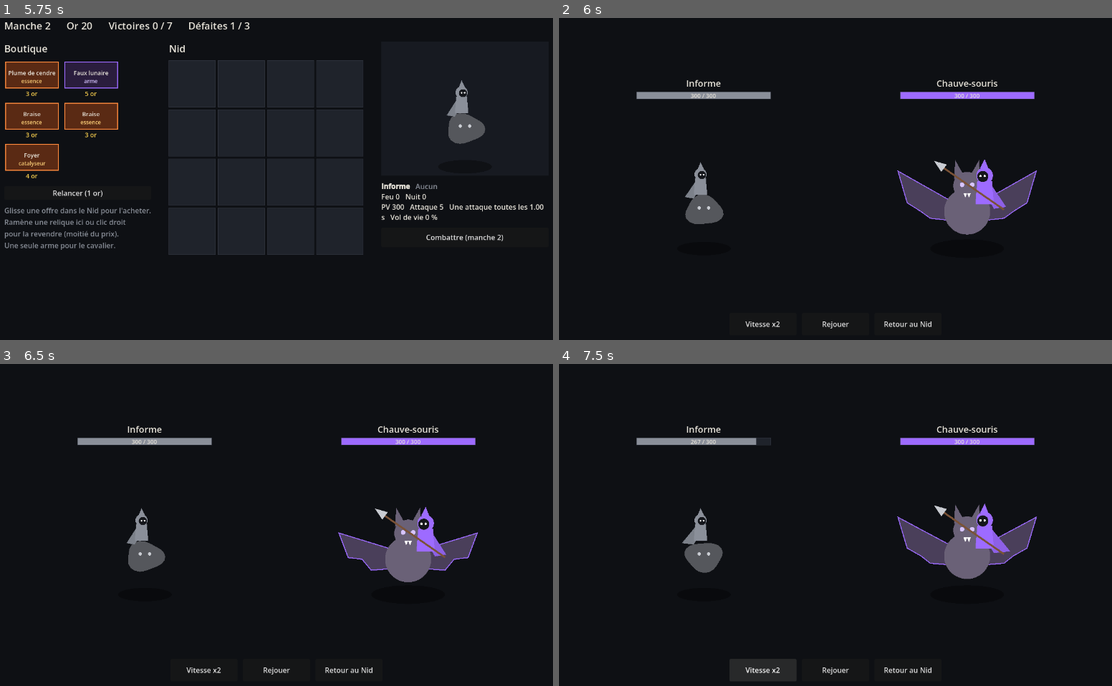
Above: before the commit, frames 1-4 (two rows, left to right).
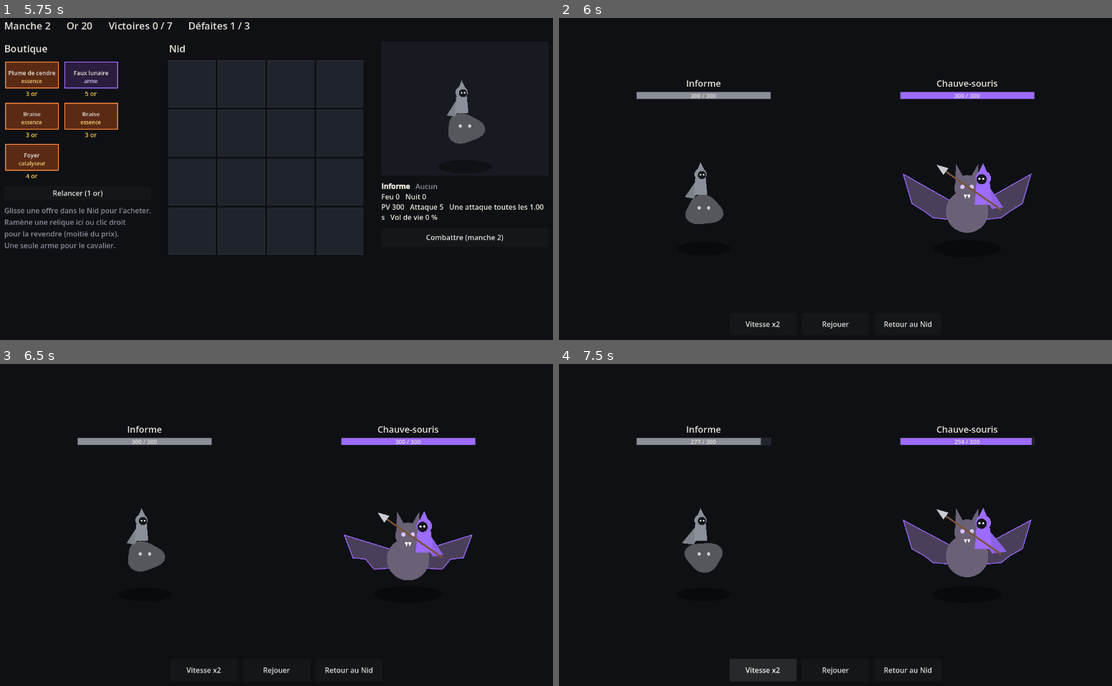
Above: after the commit, the same moments.

Repository: G-Morgane/creatures_battle
Game: Godot game, scene res://main.tscn
The game is run twice, just before and just after one commit, with the same random seed, the same clock (stepped at 60 frames per second) and the same inputs.
Inputs:
- Up to frame 1 (5.75 s): click "Combattre (manche 1)" at 0.5 s; click "Rejouer" at 1.25 s; click "Rejouer" at 2 s; click "Rejouer" at 2.75 s; click "Vitesse x2" at 3.5 s; click "Vitesse x1" at 4.25 s; click "Retour au Nid" at 5 s
- Up to frame 2 (6 s): click "Combattre (manche 2)" at 5.75 s
- Up to frame 3 (6.5 s): no input
- Up to frame 4 (7.5 s): click "Vitesse x2" at 6.5 s; click "Vitesse x1" at 7.25 s

Frame 1 is identical in both runs. In frame 2, 0.9% of the frame differs, in the area x 61-87%, y 44-68%; in frame 3, 0.9%; in frame 4, 1.0%, in the area x 24-87%, y 22-67%.

Commit message:
🎲 Règle la difficulté par simulation de parties et adversaire au même palmarès
Co-Authored-By: Claude Opus 5.5 <noreply@anthropic.com>

Diff:
--- a/scripts/partie.gd
+++ b/scripts/partie.gd
@@ -80,12 +80,22 @@
 
 # Adversaire fantome en attendant le PvP : un Nid tire au hasard avec tout l'or
 # qu'un joueur aurait recu jusqu'ici, centre sur un element.
+# Le Nid plafonne a 16 cases : passe la manche 6, l'or ne compte plus, seule la
+# composition compte. L'adversaire joue donc de mieux en mieux (soin : 0 -> 1) :
+# arme d'abord, pas plus de COPIES_MAX d'une meme relique, catalyseurs a cote d'un sort.
+const SOIN_MANCHES := 6.0
+const COPIES_MAX := 3
+# Comme en PvP, on affronte des joueurs au meme palmares : chaque victoire
+# donne de l'or en plus a l'adversaire.
+const OR_PAR_VICTOIRE := 3
+
 func adversaire() -> Nid:
 	var r := RandomNumberGenerator.new()
 	r.seed = graine + manche * 7919
+	var soin := clampf((manche - 1) / SOIN_MANCHES, 0.0, 1.0)
 	var elements := ["feu", "nuit"]
 	var element: String = elements[r.randi() % elements.size()]
-	var budget := OR_PAR_MANCHE * manche
+	var budget := OR_PAR_MANCHE * manche + OR_PAR_VICTOIRE * victoires
 	var n := Nid.new()
 	var ids := Data.RELIQUES.keys().filter(func(id): return Data.RELIQUES[id]["element"] in [element, ""])
 	var libres := []
@@ -96,8 +106,22 @@
 		var possibles := ids.filter(func(id): return prix(id) <= budget and (Data.RELIQUES[id]["type"] != "arme" or n.arme() == null))
 		if possibles.is_empty():
 			break
+		var soigne := r.randf() < soin
+		if soigne:
+			var armes := possibles.filter(func(id): return Data.RELIQUES[id]["type"] == "arme")
+			var varies := possibles.filter(func(id): return n.cases.values().count(id) < COPIES_MAX)
+			if not armes.is_empty():
+				possibles = armes
+			elif not varies.is_empty():
+				possibles = varies
 		var id: String = possibles[r.randi() % possibles.size()]
-		var c: Vector2i = libres.pop_at(r.randi() % libres.size())
+		var c: Vector2i = libres[r.randi() % libres.size()]
+		if soigne and Data.RELIQUES[id]["type"] == "catalyseur":
+			for l in libres:
+				if n.voisins(l).any(func(v): return Data.RELIQUES[n.cases[v]]["type"] in ["sort", "arme"]):
+					c = l
+					break
+		libres.erase(c)
 		n.placer(c, id)
 		budget -= prix(id)
 	return n
--- /dev/null
+++ b/tests/joueur_auto.gd
@@ -0,0 +1,86 @@
+class_name JoueurAuto
+extends RefCounted
+
+# Joueurs automatiques pour simuler des parties entieres.
+#  simple    : choisit un element, achete dedans, pose les catalyseurs a cote
+#              des sorts, relance quand rien ne lui sert. Un joueur moyen.
+#  aleatoire : achete n'importe quoi d'abordable, le pose n'importe ou. Le plancher.
+
+const RELANCES_MAX := 3
+
+var style := "simple"
+var rng := RandomNumberGenerator.new()
+var element := ""
+
+func _init(s: String, graine: int) -> void:
+	style = s
+	rng.seed = graine
+
+func jouer_manche(p: Partie) -> void:
+	if style == "aleatoire":
+		_aleatoire(p)
+	else:
+		_simple(p)
+
+func _aleatoire(p: Partie) -> void:
+	for i in p.offres.size():
+		var libres := _libres(p)
+		if libres.is_empty():
+			return
+		var c: Vector2i = libres[rng.randi() % libres.size()]
+		p.acheter(i, c)
+
+func _simple(p: Partie) -> void:
+	if element == "":
+		element = _choisir_element(p)
+	# Achete tout ce qui sert, puis relance tant qu'il reste de quoi acheter.
+	for relances in RELANCES_MAX + 1:
+		for i in _ordre(p):
+			var c = _case_pour(p, p.offres[i])
+			if c != null:
+				p.acheter(i, c)
+		if relances == RELANCES_MAX or _libres(p).is_empty() or p.bourse < 3 + Partie.PRIX_RELANCE:
+			return
+		p.relancer()
+
+# L'element le plus present dans la premiere boutique.
+func _choisir_element(p: Partie) -> String:
+	var compte := {"feu": 0, "nuit": 0}
+	for id in p.offres:
+		if id != "" and Data.RELIQUES[id]["element"] in compte:
+			compte[Data.RELIQUES[id]["element"]] += 1
+	return "feu" if compte["feu"] >= compte["nuit"] else "nuit"
+
+func _utile(id: String) -> bool:
+	return id != "" and Data.RELIQUES[id]["element"] in [element, ""]
+
+# Arme d'abord, puis sorts, essences, catalyseurs (qui veulent un sort deja pose).
+func _ordre(p: Partie) -> Array:
+	var rang := {"arme": 0, "sort": 1, "essence": 2, "catalyseur": 3}
+	var idx := []
+	for i in p.offres.size():
+		if _utile(p.offres[i]):
+			idx.append(i)
+	idx.sort_custom(func(a, b): return rang[Data.RELIQUES[p.offres[a]]["type"]] < rang[Data.RELIQUES[p.offres[b]]["type"]])
+	return idx
+
+func _case_pour(p: Partie, id: String):
+	if id == "":
+		return null
+	var libres := _libres(p)
+	if libres.is_empty():
+		return null
+	if Data.RELIQUES[id]["type"] == "catalyseur":
+		for c in libres:
+			for v in p.nid.voisins(c):
+				if Data.RELIQUES[p.nid.cases[v]]["type"] in ["sort", "arme"]:
+					return c
+	return libres[0]
+
+func _libres(p: Partie) -> Array:
+	var l := []
+	for y in Data.NID_H:
+		for x in Data.NID_L:
+			if not p.nid.cases.has(Vector2i(x, y)):
+				l.append(Vector2i(x, y))
+	return l
--- /dev/null
+++ b/tests/simulation.gd
@@ -0,0 +1,59 @@
+extends SceneTree
+
+# Simule des parties entieres avec des joueurs automatiques.
+# Lancer : godot --headless --path . -s res://tests/simulation.gd
+
+const PARTIES := 300
+
+func _initialize() -> void:
+	for style in ["aleatoire", "simple"]:
+		var repartition := []
+		repartition.resize(Partie.VICTOIRES_MAX + 1)
+		repartition.fill(0)
+		var par_manche := {}   # manche -> [victoires, combats]
+		var total := 0
+		for g in PARTIES:
+			var p := Partie.new(g + 1)
+			var j := JoueurAuto.new(style, g + 1)
+			while not p.terminee():
+				j.jouer_manche(p)
+				var v := Combat.new(p.nid.eclore(), p.adversaire().eclore()).simuler()
+				var m: Array = par_manche.get(p.manche, [0, 0])
+				m[0] += 1 if v == 0 else 0
+				m[1] += 1
+				par_manche[p.manche] = m
+				p.enregistrer(v)
+			repartition[p.victoires] += 1
+			total += p.victoires
+		print("\n## Joueur %s (%d parties)" % [style, PARTIES])
+		print("Victoires moyennes : %.2f   Parties gagnées (7) : %d %%" % [
+			float(total) / PARTIES, roundi(100.0 * repartition[Partie.VICTOIRES_MAX] / PARTIES)])
+		var ligne := "Répartition des victoires : "
+		for k in repartition.size():
+			ligne += "%d:%d%%  " % [k, roundi(100.0 * repartition[k] / PARTIES)]
+		print(ligne)
+		ligne = "Taux de victoire par manche : "
+		var manches := par_manche.keys()
+		manches.sort()
+		for m in manches:
+			if par_manche[m][1] >= 20:
+				ligne += "m%d:%d%%  " % [m, roundi(100.0 * par_manche[m][0] / par_manche[m][1])]
+		print(ligne)
+		print("Sans élimination (difficulté réelle) : " + _courbe(style))
+	quit()
+
+# Chaque partie joue 9 manches quoi qu'il arrive : pas de biais de survie.
+func _courbe(style: String) -> String:
+	var gagnes := {}
+	for g in PARTIES:
+		var p := Partie.new(g + 1)
+		var j := JoueurAuto.new(style, g + 1)
+		for m in range(1, 10):
+			j.jouer_manche(p)
+			var v := Combat.new(p.nid.eclore(), p.adversaire().eclore()).simuler()
+			gagnes[m] = gagnes.get(m, 0) + (1 if v == 0 else 0)
+			p.enregistrer(v)
+	var ligne := ""
+	for m in range(1, 10):
+		ligne += "m%d:%d%%  " % [m, roundi(100.0 * gagnes[m] / PARTIES)]
+	return ligne
--- a/tests/smoke.gd
+++ b/tests/smoke.gd
@@ -140,7 +140,7 @@
 	var cout := 0
 	for id in a.cases.values():
 		cout += Partie.prix(id)
-	ok = _verifier(cout <= Partie.OR_PAR_MANCHE * p.manche and cout > 0, "adversaire dans le budget de la manche") and ok
+	ok = _verifier(cout <= Partie.OR_PAR_MANCHE * p.manche + Partie.OR_PAR_VICTOIRE * p.victoires and cout > 0, "adversaire dans le budget de la manche") and ok
 	ok = _verifier(a.cases == p.adversaire().cases, "adversaire deterministe") and ok
 	for i in 3:
 		p.enregistrer(1)
Not shown, added: tests/joueur_auto.gd.uid
Not shown, added: tests/simulation.gd.uid
Not shown, changed: CONCEPTION.md
Not shown, changed: README.md
